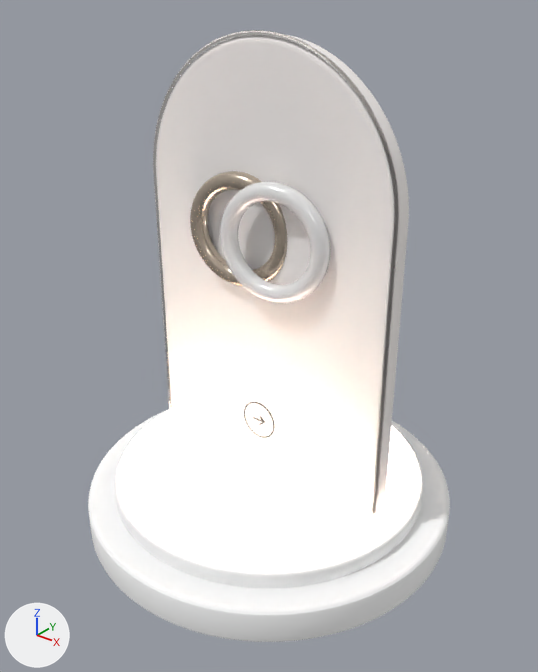
Renders of the glTF model web/studio/public/assets/hyper-atrium/crystal-approvals.glb from each side of a commit.
Camera for both pictures: a 50 mm lens placed at (2.9, -3.63, 3.77), pointed at (0.06, -0.08, 1.57). The lights are fixed; the arrows at lower left show +X, +Y and +Z. The first picture is the older version. Where no turn or scale is listed for an object, it has been applied to the vertices.

The first picture shows 'Approvals | interlocking ring 1.001', 'Approvals | interlocking ring 2.001', 'Crystal approvals | concealed warm light seam', 'Crystal approvals | front polished rim', 'Crystal approvals | lower travertine plinth', 'Crystal approvals | solid clear arched crystal', 'Crystal approvals | upper porcelain plinth' and 1 more.
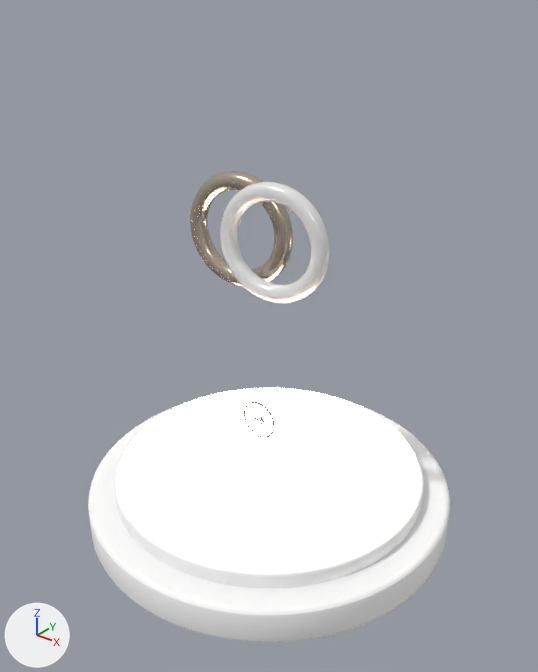
The change, as a diff of the scene's bpy script:
```diff
--- a/web/studio/public/assets/hyper-atrium/crystal-approvals.glb.py
+++ b/web/studio/public/assets/hyper-atrium/crystal-approvals.glb.py
@@ ob_crystal_approvals___front_polished_rim @@
-ob_crystal_approvals___front_polished_rim = bpy.data.objects.new('Crystal approvals | front polished rim', me_crystal_approvals___front_polished_rim_path)
-ob_crystal_approvals___front_polished_rim.location = (0.0, 0.0, 0.0)
@@ ob_crystal_approvals___solid_clear_arched_crystal @@
-ob_crystal_approvals___solid_clear_arched_crystal = bpy.data.objects.new('Crystal approvals | solid clear arched crystal', me_crystal_approvals___solid_clear_arched_crystal_geometry)
-ob_crystal_approvals___solid_clear_arched_crystal.location = (0.0, 0.0, 0.0)
```

Boxes (x1, y1, x2, y2) around the edits, measured in the pictures (538 x 672 px):
'Crystal approvals | solid clear arched crystal', deleted
    before: (156, 34, 409, 514)
'Crystal approvals | front polished rim', deleted
    before: (153, 30, 399, 516)
